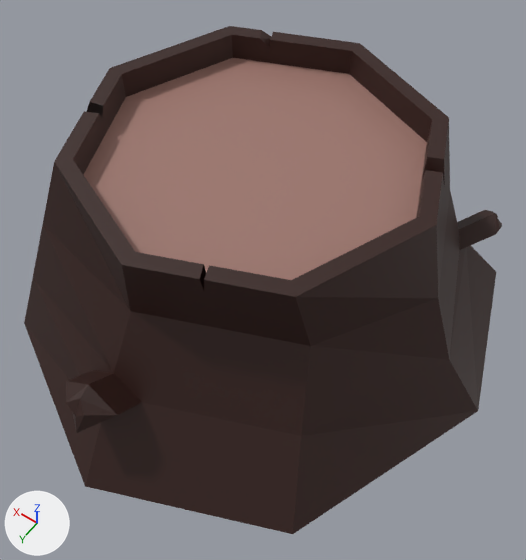
One commit to the Blender file Assets/Models/blender/nature/tree-log.blend: the scene before it, then after it.
Camera for both pictures: a camera (50 mm lens) standing at (-1.39, 1.91, 3.13) and looking at (-0.15, 0.17, 0.4). The lights are fixed; the arrows at lower left show +X, +Y and +Z. The first picture is the older version.
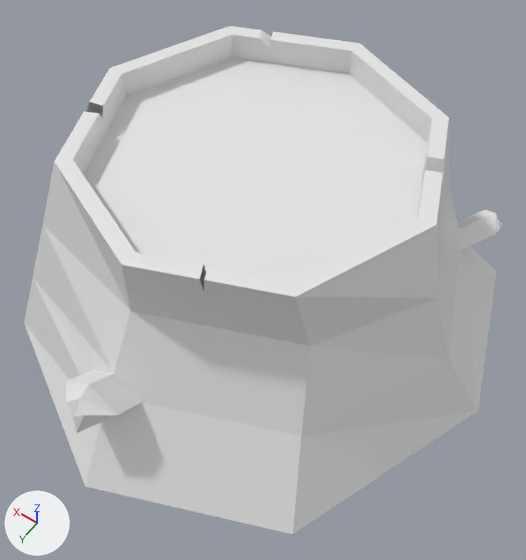
Where the change shows, as pixel boxes [x1, y1, x2, y2] in the pictures (526 x 560 px):
part 1 of me_cylinder, recoloured (dark red to white): [24, 26, 502, 534] in both
part 2 of me_cylinder, recoloured (brown to white): [83, 58, 427, 280] in both

Diff of the bpy script that builds the scene:
```diff
--- a/Assets/Models/blender/nature/tree-log.blend.py
+++ b/Assets/Models/blender/nature/tree-log.blend.py
@@ me_cylinder @@
 me_cylinder.from_pydata(...)  # 94 vertices, 69 faces; spans x -1.27..1.23, y -1.21..1.33, z -1.03..0.51
 # used by ob_cylinder; location = (0.0, 0.0, 0.715); scale = (1.0, 1.0, 0.712)
+# me_cylinder part 1: all 68 faces that had it switch from mat_brown (dark red #331913) to no material
+# me_cylinder part 2: all 1 face that had it switch from mat_light_brown (brown #9e776d) to no material
```
